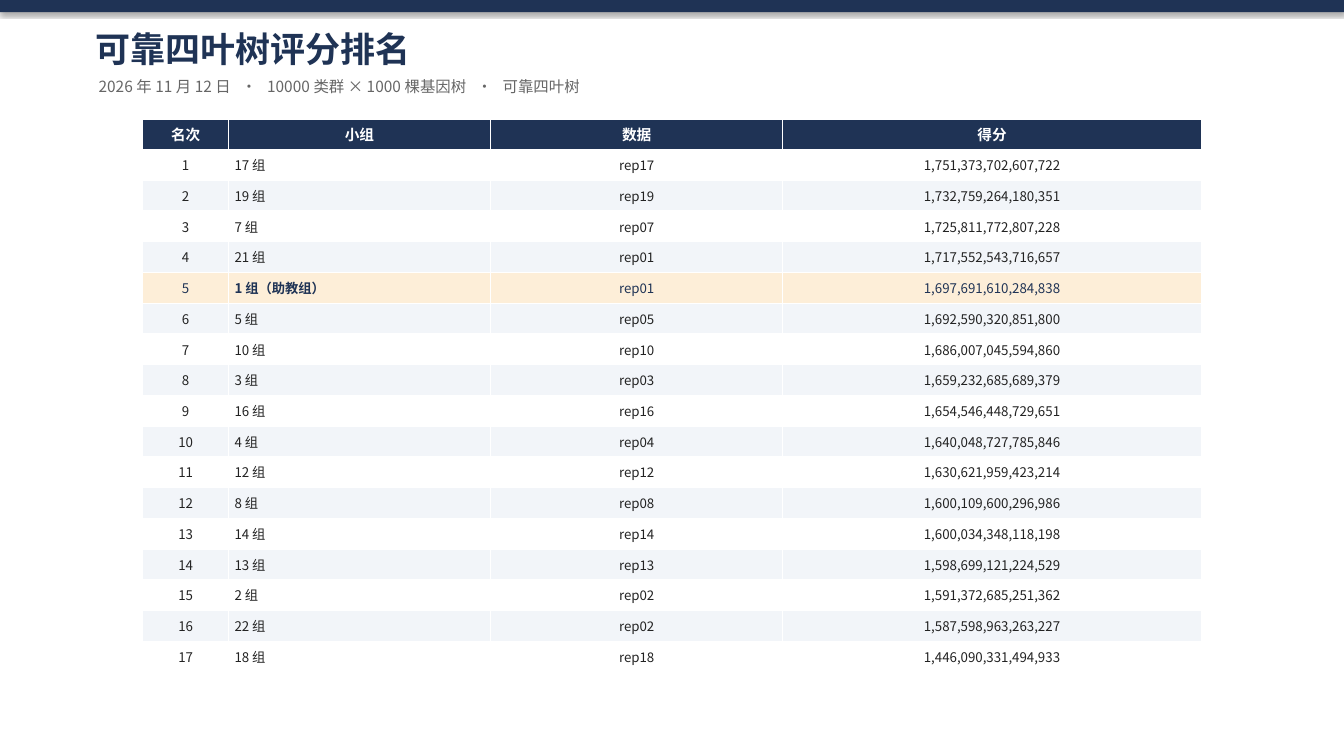
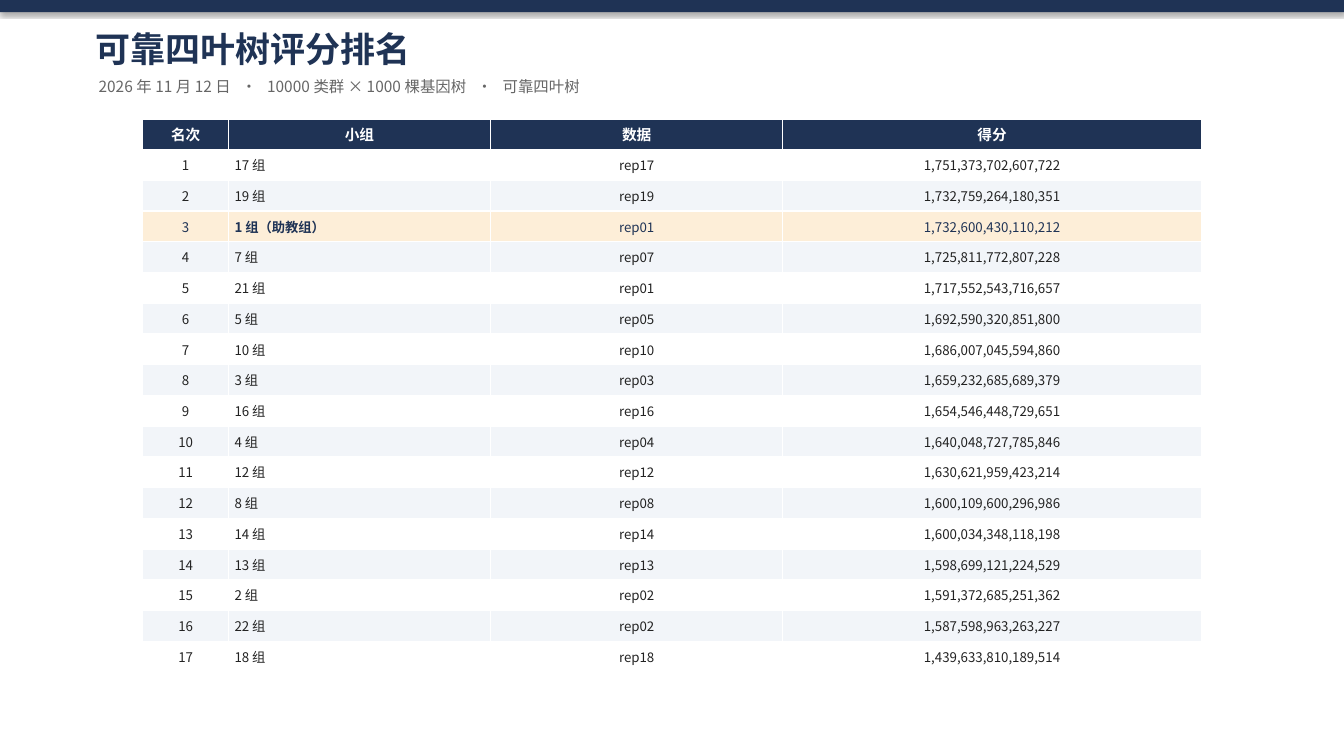
Before and after one commit to GreatCzz/reliable-quartet, a slide deck: slide 1 of 提交树/评分结果/ranking_2026-11-12.pptx. Drawn at 1344x756 pixels with LibreOffice and Linux fonts; fonts in the diff are those of the drawing. Boxes give left, top, right and bottom in pixels: in the first picture for what was removed or moved away, otherwise in the second. Text is boxed around its words. In the diff, an @@ line names an element or a change of style, - is before the commit and + after.

Commit message:
data: 助教组新树 1,732,600,430,110,212（+2.06%，17 组中第 3，距 19 组仅 0.009%）；slide 更新

```diff
--- a/提交树/评分结果/ranking_2026-11-12.pptx
+++ b/提交树/评分结果/ranking_2026-11-12.pptx
@@ table at [143,119,1202,673] @@
-row 4: 3 | 7 组 | rep07 | 1,725,811,772,807,228
+row 4: 3 | 1 组（助教组） | rep01 | 1,732,600,430,110,212
-row 5: 4 | 21 组 | rep01 | 1,717,552,543,716,657
+row 5: 4 | 7 组 | rep07 | 1,725,811,772,807,228
-row 6, column 2: 1 组（助教组）
+row 6, column 2: 21 组
-row 6, column 4: 1,697,691,610,284,838
+row 6, column 4: 1,717,552,543,716,657
-row 18, column 4: 1,446,090,331,494,933
+row 18, column 4: 1,439,633,810,189,514
@@ fill #FFFFFF to #FDEED8 in row 4 @@
@@ fill #FDEED8 to #FFFFFF in row 6 @@
@@ text colour #222222 to #1F3355 in "3" @@
@@ text colour #1F3355 to #222222 in "5", "rep01" @@
```
Also in this commit, not shown: 10 other files.
